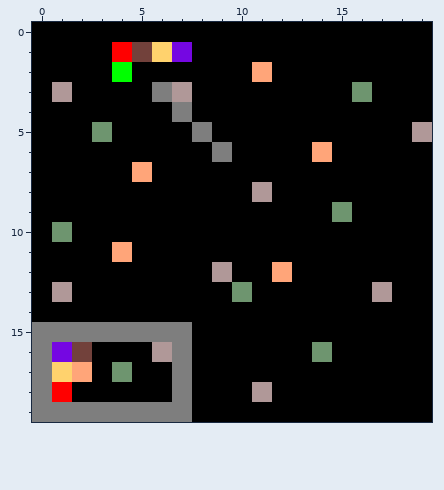
Edited in one commit: pixel-art sprite (res/map/level1.png). That is the earlier state.
The file is 20x20 pixels.
After the commit:
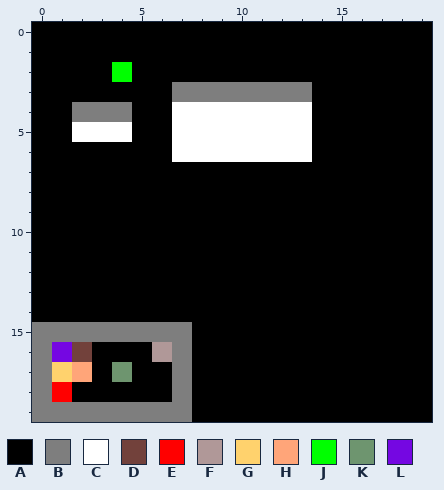
Palette (. is transparent): A #000000  B #7e7e7e  C #ffffff  D #72413b  E #ff0000  F #b09898  G #ffd26d  H #ffa579  J #00ff00  K #6e956f  L #7507e2
Commit message: Finalizada a renderização dos tiles e inicio do trabalho em cima da colisao das paredes
From old to new:
Changed rows in their new state; - is an unchanged pixel.
first column x 1:
 1 ---AAAA------------
 2 ----------A--------
 3 A----ABBBBBBB--A---
 4 -BBB--CCCCCCC------
 5 -CCC--CCCCCCC-----A
 6 ------CCCCCCCA-----
 7 ----A--------------
 8 ----------A--------
 9 --------------A----
10 A------------------
11 ---A---------------
12 --------A--A-------
13 A--------A------A--
16 -------------A-----
18 ----------A--------
Where, in picture pixels (left, top, right, bottom), the same in both pictures:
changed: (52, 42, 432, 402)
